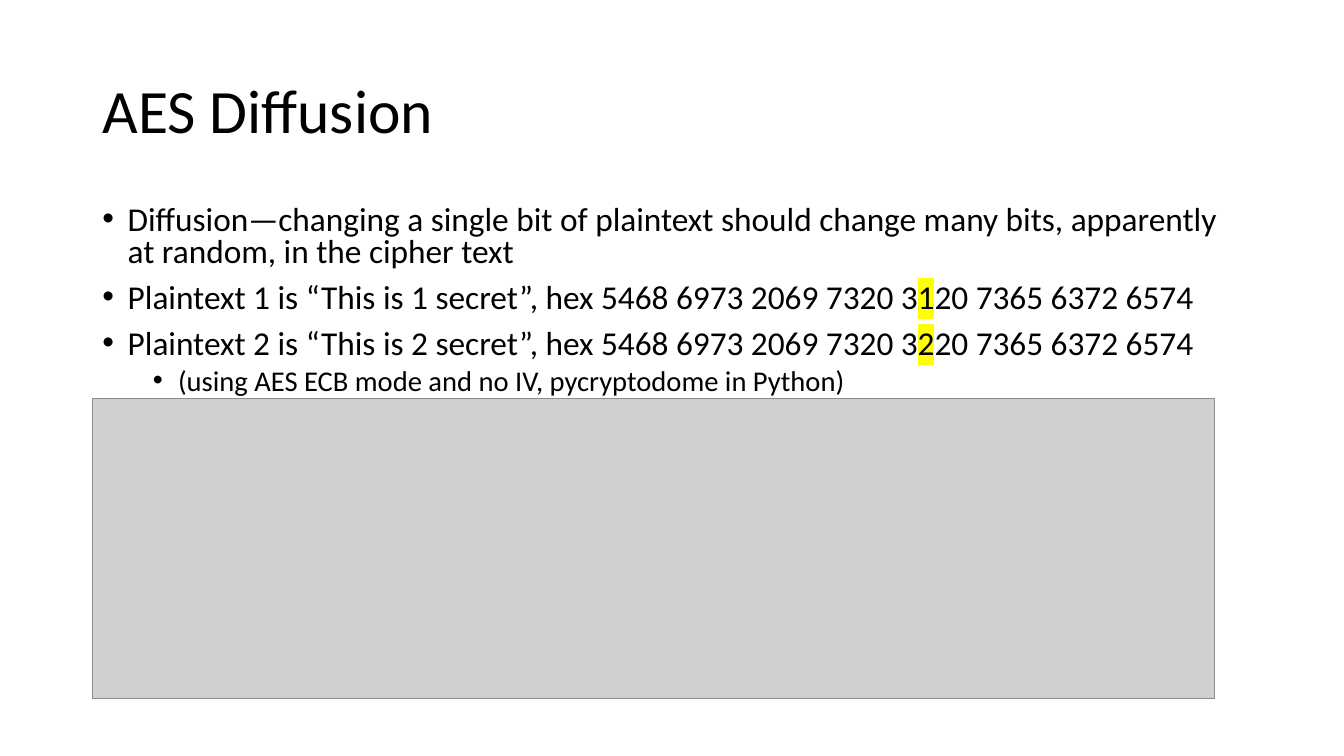
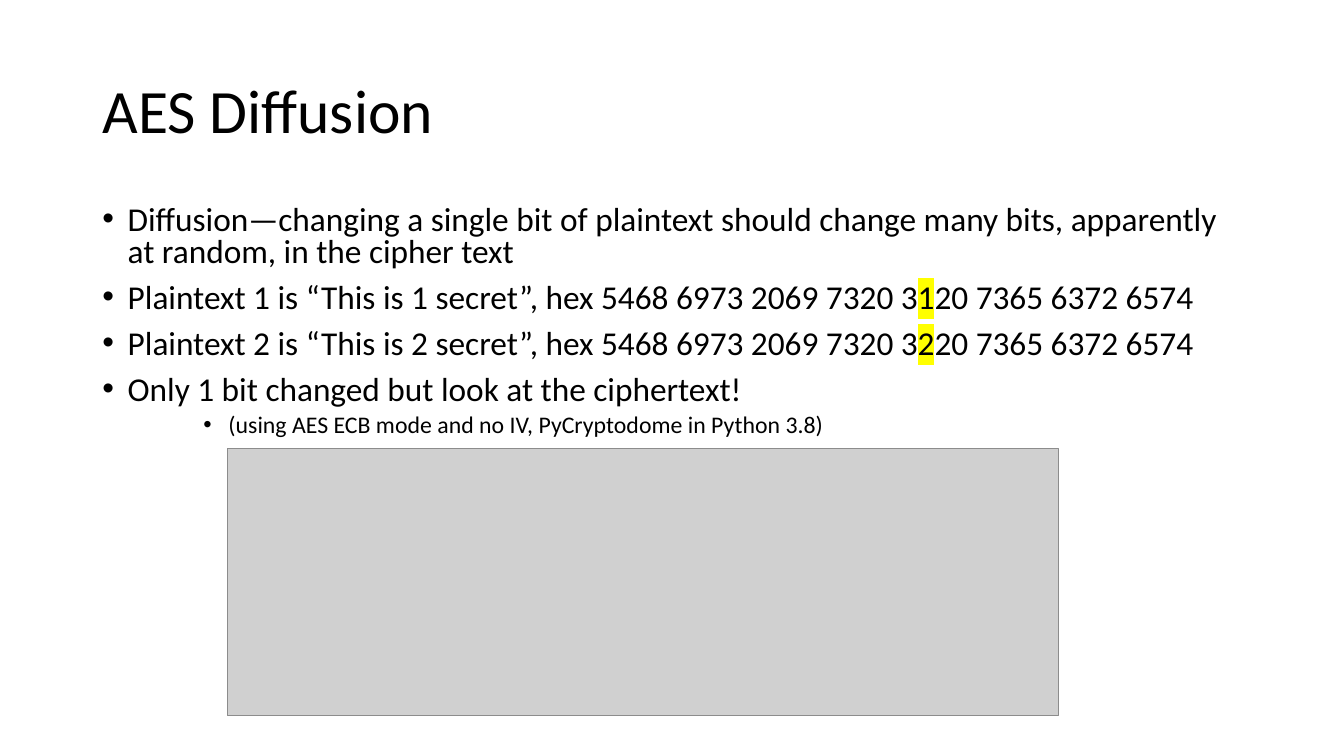
Before and after one commit to john-r2/CyberSec-Modules, a slide deck: slide 7 of 5.Crypto/Cryptology3-Symmetric-Encryption.pptx. Drawn at 1344x756 pixels with LibreOffice and Linux fonts; fonts in the diff are those of the drawing; grey boxes stand for pictures. Boxes give left, top, right and bottom in pixels: in the first picture for what was removed or moved away, otherwise in the second. Text is boxed around its words. In the diff, an @@ line names an element or a change of style, - is before the commit and + after.

```diff
--- a/5.Crypto/Cryptology3-Symmetric-Encryption.pptx
+++ b/5.Crypto/Cryptology3-Symmetric-Encryption.pptx
@@ text at [128, 378, 823, 437]: text changed; size 20.4 to 17 pt @@
-  • (using AES ECB mode and no IV, pycryptodome in Python)
+• Only 1 bit changed but look at the ciphertext!
+    • (using AES ECB mode and no IV, PyCryptodome in Python 3.8)
@@ picture: place and size @@
-picture at [93, 398, 1215, 699]
+picture at [227, 449, 1059, 716]
```
Also in this commit, not shown: 4 other slides changed, 32 other files.
